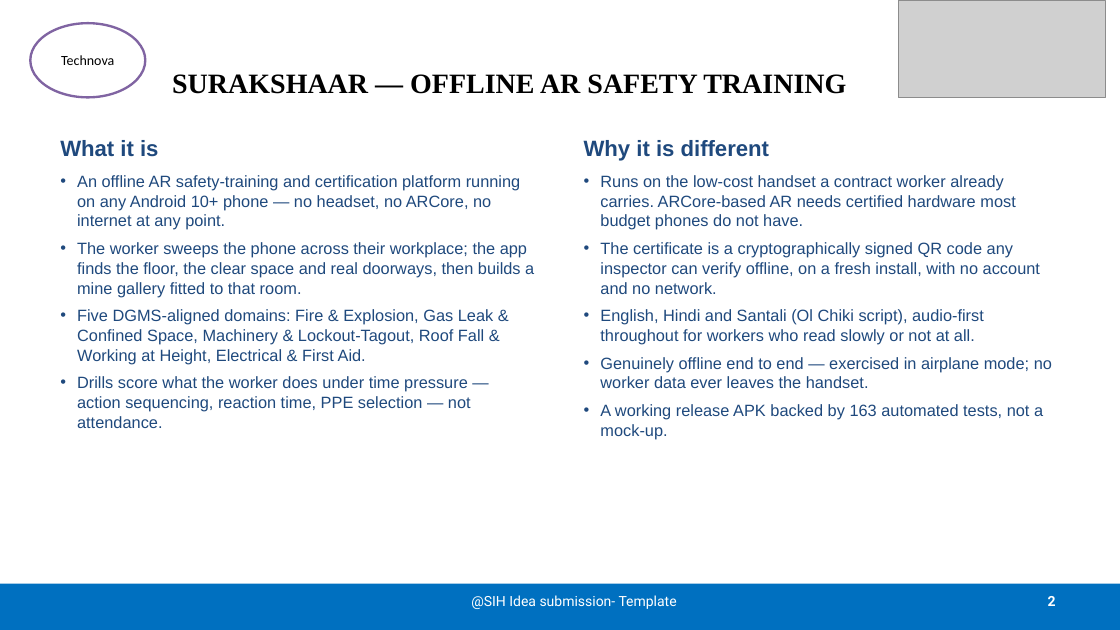
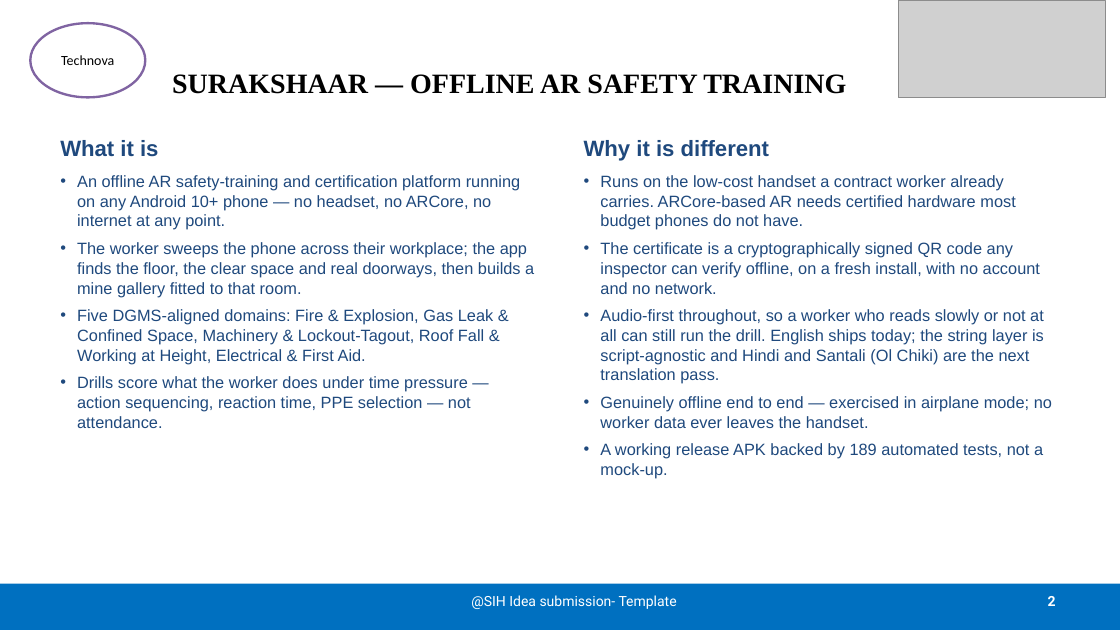
Before and after one commit to Sreevaishnavi-t/surakshaAr, a slide deck: slide 2 of docs/SurakshaAR-SIH2026-Idea.pptx. Drawn at 1120x630 pixels with LibreOffice and Linux fonts; fonts in the diff are those of the drawing; grey boxes stand for pictures. Boxes give left, top, right and bottom in pixels: in the first picture for what was removed or moved away, otherwise in the second. Text is boxed around its words. In the diff, an @@ line names an element or a change of style, - is before the commit and + after.

```diff
--- a/docs/SurakshaAR-SIH2026-Idea.pptx
+++ b/docs/SurakshaAR-SIH2026-Idea.pptx
@@ text at (600,309,1044,384): text changed @@
-• English, Hindi and Santali (Ol Chiki script), audio-first throughout for workers who read slowly or not at all.
+• Audio-first throughout, so a worker who reads slowly or not at all can still run the drill. English ships today; the string layer is script-agnostic and Hindi and Santali (Ol Chiki) are the next translation pass.
@@ text at (600,443,1043,479): text changed @@
-• A working release APK backed by 163 automated tests, not a mock-up.
+• A working release APK backed by 189 automated tests, not a mock-up.
```
Also in this commit, not shown: 3 other slides changed, 6 other files.
